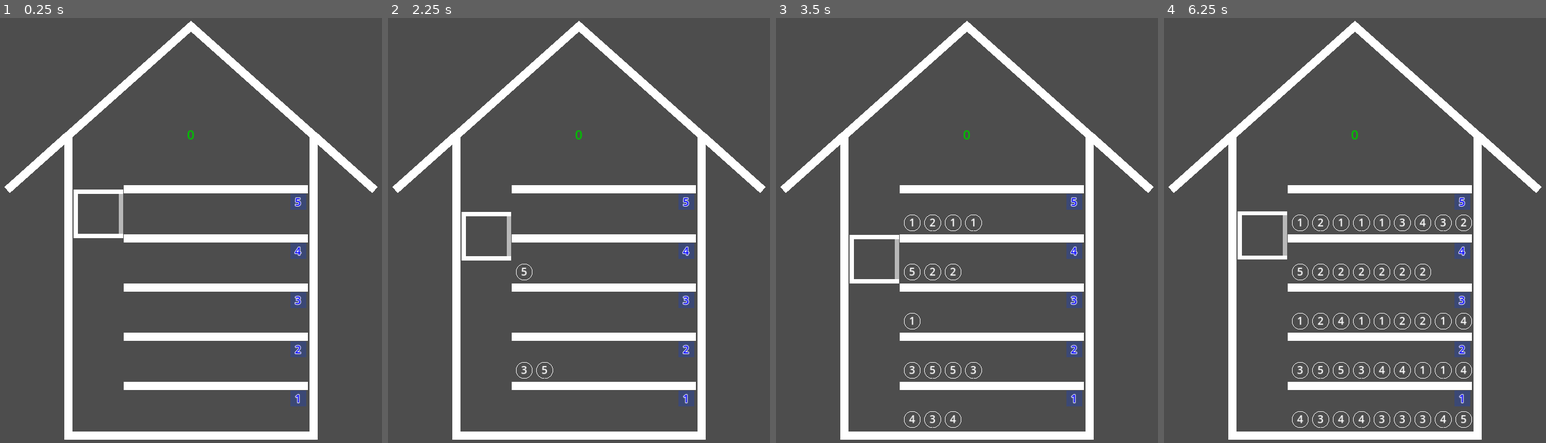
Above: before the commit, frames 1-4 (left to right).
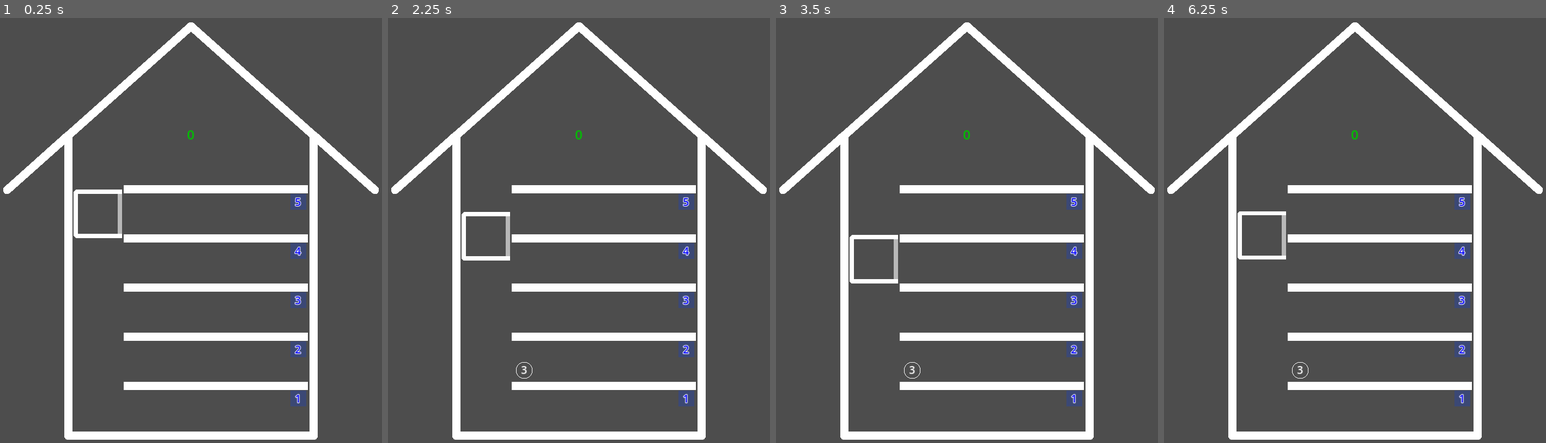
Above: after the commit, the same moments.

Repository: gilad905/elevator-boy
Game: Godot game, scene res://scenes/main.tscn
Two runs of this game, one before a commit and one after it. Both use one fixed random seed, a clock stepped at 60 frames per second and the inputs below.
Inputs:
- Up to frame 1 (0.25 s): no input
- Up to frame 2 (2.25 s): tap Enter at 0.5 s; hold Up (elevator_move_up) 0.53-1.28 s; tap Space (door_toggle) at 0.6, 1.25, 1.35, 2.1 s; hold Down (elevator_move_down) 1.28-2.03 s; hold Up (elevator_move_up) from 2.03 s (still down)
- Up to frame 3 (3.5 s): keep holding Up (elevator_move_up); tap Space (door_toggle) at 2.85 s
- Up to frame 4 (6.25 s): release Up (elevator_move_up) at 3.53 s; hold Down (elevator_move_down) 3.53-5.78 s; tap Space (door_toggle) every 0.75 s from 3.6 to 5.85 s; hold Up (elevator_move_up) from 5.78 s (still down)

The runs differ from the first frame. In frame 1, 0.1% of the frame differs, in the area x 0-100%, y 0-100%; in frame 2, 0.2%; in frame 3, 0.5%; in frame 4, 1.4%.

Commit message:
elevator.get_person_position; counter

Diff:
--- a/scenes/main.tscn
+++ b/scenes/main.tscn
@@ -15,17 +15,15 @@
 metadata/test = SubResource("GDScript_pim70")
 metadata/_edit_lock_ = true
 
-[node name="Elevator" type="Line2D" parent="."]
-position = Vector2(94, 206)
-points = PackedVector2Array(58, 6, 0, 6, 0, 60, 58, 60)
-width = 5.0
+[node name="Elevator" type="Area2D" parent="."]
+position = Vector2(94, 212)
 script = ExtResource("4_iffau")
 one_floor_duration_sec = 2
 metadata/_edit_lock_ = true
 
 [node name="Door" type="Line2D" parent="Elevator"]
-position = Vector2(0, 8.5)
-points = PackedVector2Array(55.5, 0, 55.5, 49)
+position = Vector2(0, 2.5)
+points = PackedVector2Array(54, 0, 54, 49)
 width = 5.0
 default_color = Color(0.720467, 0.720468, 0.720467, 1)
 script = ExtResource("3_3jsbd")
@@ -33,6 +31,14 @@
 metadata/_edit_lock_ = true
 
 [node name="Persons" type="Node2D" parent="Elevator"]
+metadata/_edit_lock_ = true
+
+[node name="Frame" type="Line2D" parent="Elevator"]
+points = PackedVector2Array(54, 0, 0, 0, 0, 54, 54, 54)
+width = 5.0
+joint_mode = 1
+begin_cap_mode = 1
+end_cap_mode = 1
 metadata/_edit_lock_ = true
 
 [node name="Floors" type="Node2D" parent="."]
@@ -58,12 +64,13 @@
 script = ExtResource("3_ag5il")
 
 [node name="PersonsTimer" type="Timer" parent="Persons"]
-wait_time = 0.1
-; wait_time = 6.0
+wait_time = 6.0
 
 [node name="Building" type="Line2D" parent="."]
 position = Vector2(10, 10)
-points = PackedVector2Array(75, 500, 375, 500, 375, 133, 450, 200, 225, 0, 0, 200, 75, 133, 75, 505)
+points = PackedVector2Array(75, 500, 375, 500, 375, 133, 450, 200, 225, 0, 0, 200, 75, 133)
+closed = true
+joint_mode = 2
 metadata/_edit_lock_ = true
 
 [node name="Counter" type="Label" parent="."]
--- a/scripts/class_room.gd
+++ b/scripts/class_room.gd
@@ -1,15 +1,13 @@
-extends Node2D
+extends Area2D
 
 var person_limit: int = 0
-var spacing: int = Global.person_spacing
-var radius: int = Global.person_radius
 
 func add_person(person) -> void:
     assert(has_room(), name + " is full")
     $Persons.add_child(person)
     update_person_position(person)
 
-func get_person_position(i: int) -> Vector2:
+func get_person_position(_i: int) -> Vector2:
     return Vector2.ZERO
 
 func update_person_position(person: Node2D):
--- a/scripts/elevator.gd
+++ b/scripts/elevator.gd
@@ -5,6 +5,8 @@
 var current_floor_num: int
 var floor_height: int
 var is_moving: bool = false
+var persons_offset: Vector2
+var inner_size: Vector2
 
 func _ready() -> void:
 	self.person_limit = 4
@@ -12,6 +14,9 @@
 	var floor_1 = get_node("/root/Main/Floors/Floor_1")
 	var floor_2 = get_node("/root/Main/Floors/Floor_2")
 	floor_height = floor_1.position.y - floor_2.position.y
+	inner_size.x = $Frame.points[0].x - $Frame.points[1].x - $Frame.width
+	inner_size.y = $Frame.points[3].y - $Frame.points[0].y - $Frame.width
+	persons_offset = Vector2.ONE * ($Frame.width / 2 - Global.person_radius)
 
 func _process(_delta: float) -> void:
 	if Input.is_action_just_pressed("door_toggle"):
@@ -46,8 +51,11 @@
 		go_to_floor(target_floor)
 
 func get_person_position(i: int) -> Vector2:
-	var x = spacing + (spacing + radius * 2) * i
-	return Vector2(x, 25)
+	var _position = Vector2.ZERO
+	_position.x += 1 if i % 2 else 0
+	_position.y += 1 if i > 1 else 0
+	_position = persons_offset + inner_size / 4 * (_position * 2 + Vector2.ONE)
+	return _position
 
 func remove_persons_in_dest() -> void:
 	for person in $Persons.get_children():
--- a/scripts/floor.gd
+++ b/scripts/floor.gd
@@ -15,5 +15,7 @@
 	update_person_positions()
 
 func get_person_position(i: int) -> Vector2:
+	var spacing: int = Global.person_spacing
+	var radius: int = Global.person_radius
 	var x = spacing + (spacing + radius * 2) * i
 	return Vector2(x, 25)
--- a/scripts/main.gd
+++ b/scripts/main.gd
@@ -22,3 +22,8 @@
 	$Elevator.remove_persons_in_dest()
 	var current_floor = $Floors.get_floor($Elevator.current_floor_num)
 	current_floor.enter_elevator_next()
+
+func debug_fill_elevator_with_persons():
+	for i in 4:
+		var person = $Persons.create_person(i + 1)
+		$Elevator.add_person(person)
